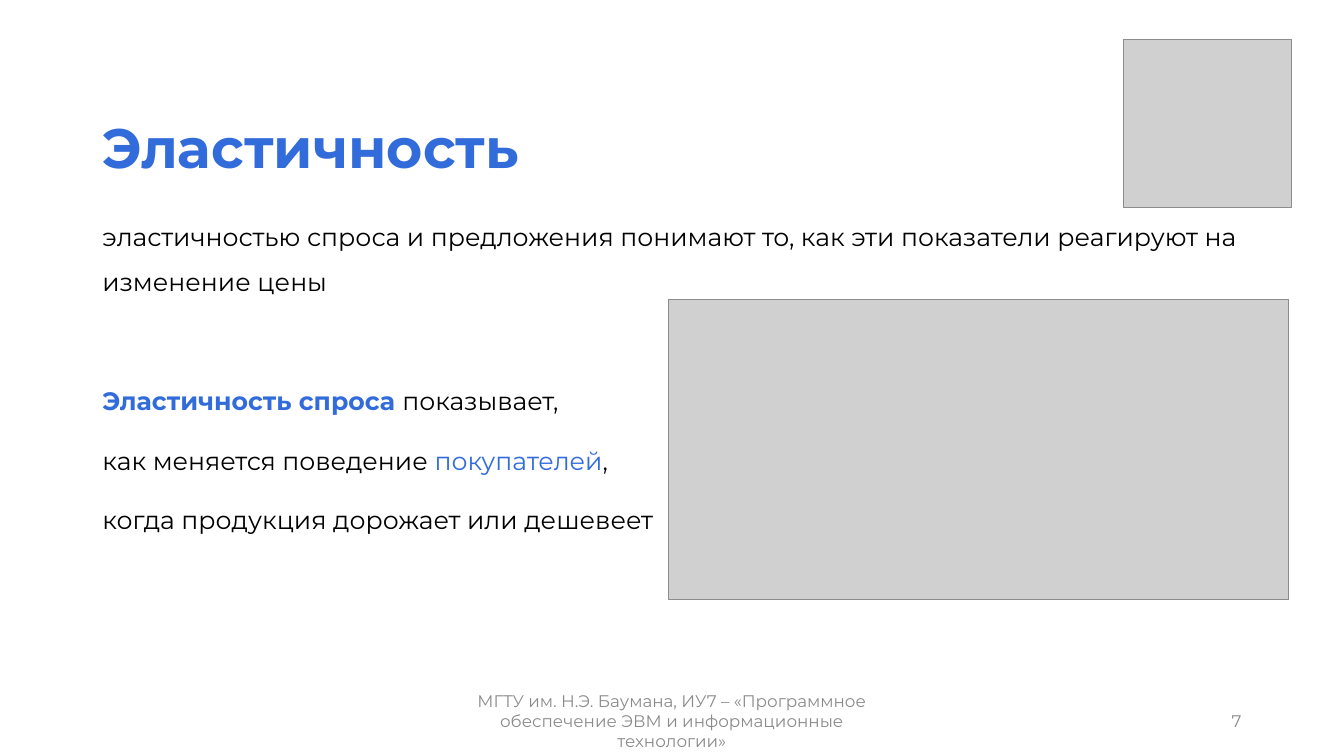
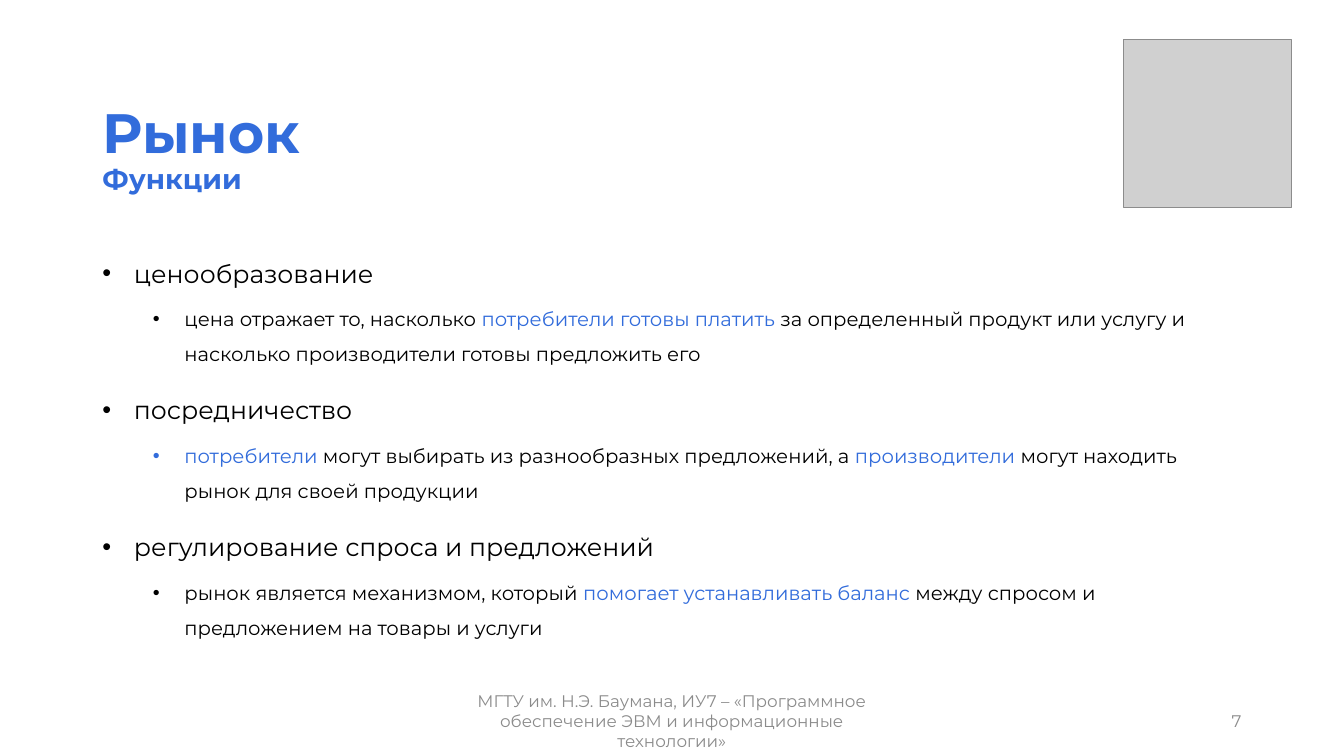
Before and after one commit to mshsvnv/Economics, a slide deck: slide 7 of module_02/pres.pptx. Drawn at 1344x756 pixels with LibreOffice and Linux fonts; fonts in the diff are those of the drawing; grey boxes stand for pictures. Boxes give left, top, right and bottom in pixels: in the first picture for what was removed or moved away, otherwise in the second. Text is boxed around its words. In the diff, an @@ line names an element or a change of style, - is before the commit and + after.

```diff
--- a/module_02/pres.pptx
+++ b/module_02/pres.pptx
@@ title at [102, 114, 300, 195]: text changed; size 39.6 to 19.8 pt @@
-Эластичность
+Рынок
+Функции
@@ text "ценообразование" at [134, 264, 1185, 639]: vertical alignment top to middle @@
@@ text at [134, 264, 1185, 639]: text changed; size 18 to 14 pt @@
-эластичностью спроса и предложения понимают то, как эти показатели реагируют на изменение цены
-Эластичность спроса показывает,
-как меняется поведение покупателей,
-когда продукция дорожает или дешевеет
+• ценообразование
+  • цена отражает то, насколько потребители готовы платить за определенный продукт или услугу и насколько производители готовы предложить его
+• посредничество
+  • потребители могут выбирать из разнообразных предложений, а производители могут находить рынок для своей продукции
+• регулирование спроса и предложений
+  • рынок является механизмом, который помогает устанавливать баланс между спросом и предложением на товары и услуги
@@ picture removed at [669, 299, 1290, 600] @@
```
Also in this commit, not shown: 8 other slides changed, 4 slides added, 7 slides removed, 19 other files.
